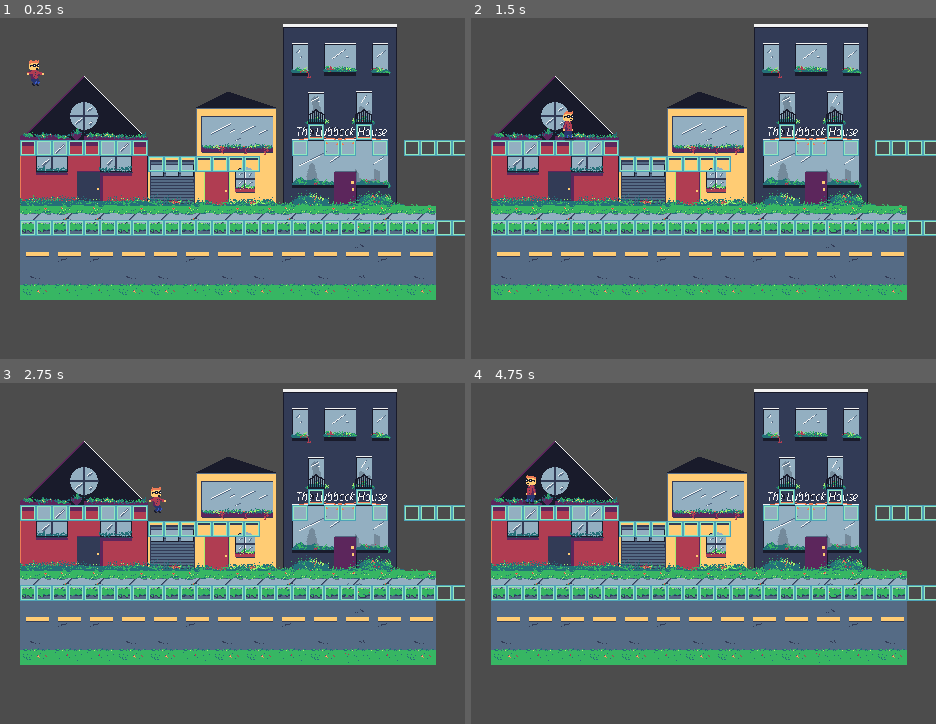
Above: before the commit, frames 1-4 (two rows, left to right).
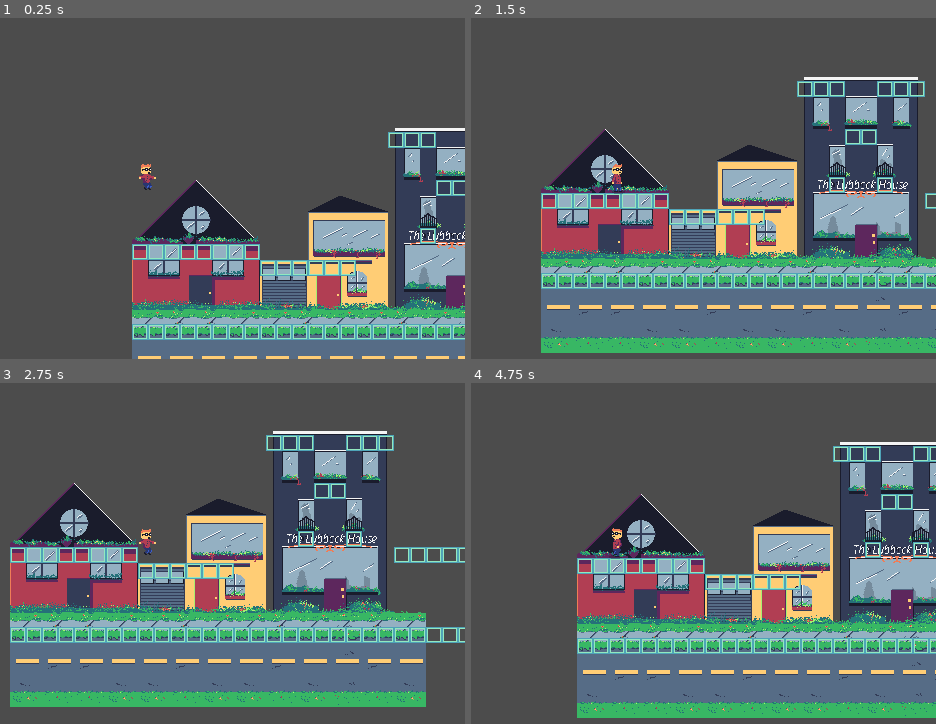
Above: after the commit, the same moments.

Repository: TylerZonies/GJ_SuperVictim
Game: Godot game, scene res://scenes/tilemaps.tscn
Same seed, same stepped clock (60 frames per second), same inputs: the game is played once before the commit and once after it. After the commit the project has no main scene; this scene is started directly in both runs.
Inputs:
- Up to frame 1 (0.25 s): no input
- Up to frame 2 (1.5 s): hold D (right) 0.53-1.28 s; hold S (down) from 1.28 s (still down)
- Up to frame 3 (2.75 s): tap Enter at 2 s; release S (down) at 2.03 s; hold D (right) from 2.03 s (still down)
- Up to frame 4 (4.75 s): release D (right) at 2.78 s; hold W (up) 2.78-3.53 s; hold A (left) from 3.53 s (still down)

The runs differ from the first frame. In frame 1, 70% of the frame differs, in the area x 4-100%, y 1-100%; in frame 2, 69%; in frame 3, 60%; in frame 4, 70%, in the area x 4-100%, y 1-99%.

Commit message:
lubbs house and godot shit

Diff:
--- a/SUPERVICTIM/project.godot
+++ b/SUPERVICTIM/project.godot
@@ -21,13 +21,13 @@
 [application]
 
 config/name="SUPERVICTIM"
-run/main_scene="res://levels/World1.tscn"
 config/icon="res://icon.png"
 
 [display]
 
 window/size/width=640
 window/size/height=360
+window/dpi/allow_hidpi=true
 window/stretch/mode="2d"
 window/stretch/aspect="keep"
 
@@ -56,24 +56,24 @@
 
 [input]
 
+left={
+"deadzone": 0.5,
+"events": [ Object(InputEventKey,"resource_local_to_scene":false,"resource_name":"","device":0,"alt":false,"shift":false,"control":false,"meta":false,"command":false,"pressed":false,"scancode":65,"unicode":0,"echo":false,"script":null)
+ ]
+}
 right={
 "deadzone": 0.5,
 "events": [ Object(InputEventKey,"resource_local_to_scene":false,"resource_name":"","device":0,"alt":false,"shift":false,"control":false,"meta":false,"command":false,"pressed":false,"scancode":68,"unicode":0,"echo":false,"script":null)
  ]
 }
-left={
+up={
 "deadzone": 0.5,
-"events": [ Object(InputEventKey,"resource_local_to_scene":false,"resource_name":"","device":0,"alt":false,"shift":false,"control":false,"meta":false,"command":false,"pressed":false,"scancode":65,"unicode":0,"echo":false,"script":null)
+"events": [ Object(InputEventKey,"resource_local_to_scene":false,"resource_name":"","device":0,"alt":false,"shift":false,"control":false,"meta":false,"command":false,"pressed":false,"scancode":87,"unicode":0,"echo":false,"script":null)
  ]
 }
 down={
 "deadzone": 0.5,
 "events": [ Object(InputEventKey,"resource_local_to_scene":false,"resource_name":"","device":0,"alt":false,"shift":false,"control":false,"meta":false,"command":false,"pressed":false,"scancode":83,"unicode":0,"echo":false,"script":null)
- ]
-}
-up={
-"deadzone": 0.5,
-"events": [ Object(InputEventKey,"resource_local_to_scene":false,"resource_name":"","device":0,"alt":false,"shift":false,"control":false,"meta":false,"command":false,"pressed":false,"scancode":87,"unicode":0,"echo":false,"script":null)
  ]
 }
 
@@ -85,4 +85,11 @@
 
 [rendering]
 
+quality/intended_usage/framebuffer_allocation=1
+quality/intended_usage/framebuffer_allocation.mobile=1
+quality/2d/use_pixel_snap=true
+quality/filters/anisotropic_filter_level=1
+quality/shadows/filter_mode=2
+quality/reflections/texture_array_reflections=false
+quality/reflections/high_quality_ggx=false
 environment/default_environment="res://default_env.tres"
--- a/SUPERVICTIM/scenes/tilemaps.tscn
+++ b/SUPERVICTIM/scenes/tilemaps.tscn
@@ -26,7 +26,11 @@
 cell_size = Vector2( 16, 16 )
 cell_custom_transform = Transform2D( 16, 0, 0, 16, 0, 0 )
 format = 1
-tile_data = PoolIntArray( 65554, 0, 0, 65557, 0, 0, 131072, 0, 0, 131073, 0, 0, 131074, 0, 0, 131075, 0, 0, 131076, 0, 0, 131077, 0, 0, 131078, 0, 0, 131079, 0, 0, 131089, 0, 0, 131091, 0, 0, 131092, 0, 0, 131094, 0, 0, 131096, 0, 0, 131097, 0, 0, 131098, 0, 0, 131099, 0, 0, 131100, 0, 0, 196616, 0, 0, 196617, 0, 0, 196618, 0, 0, 196619, 0, 0, 196620, 0, 0, 196621, 0, 0, 196622, 0, 0, 458752, 0, 0, 458753, 0, 0, 4587 …(430 unchanged characters)…
+tile_data = PoolIntArray( -327664, 0, 0, -327663, 0, 0, -327662, 0, 0, -327659, 0, 0, -327658, 0, 0, -327657, 0, 0, -131053, 0, 0, -131052, 0, 0, 65554, 0, 0, 65557, 0, 0, 131072, 0, 0, 131073, 0, 0, 131074, 0, 0, 131075, 0, 0, 131076, 0, 0, 131077, 0, 0, 131078, 0, 0, 131079, 0, 0, 131096, 0, 0, 131097, 0, 0, 131098, 0, 0, 131099, 0, 0, 131100, 0, 0, 196616, 0, 0, 196617, 0, 0, 196618, 0, 0, 196619, 0, 0, 196620, 0, 0, 196621, 0, 0, 458752, 0, 0, 458753, 0, 0, 4587 …(430 unchanged characters)…
 
 [node name="player" parent="." instance=ExtResource( 3 )]
 position = Vector2( 14.2327, -41.2496 )
+
+[node name="Camera2D" type="Camera2D" parent="player"]
+position = Vector2( -1.23271, 0.249619 )
+current = true
--- a/SUPERVICTIM/scripts/char_scripts/main_char.gd
+++ b/SUPERVICTIM/scripts/char_scripts/main_char.gd
@@ -1,7 +1,7 @@
 extends KinematicBody2D
 var velocity = Vector2(0,0)
 var fall_speed = 250
-var jump_speed = 10000
+var jump_speed = 11000
 var x_direction = 0
 var y_direction = 0
 var sprite_dir = 1
